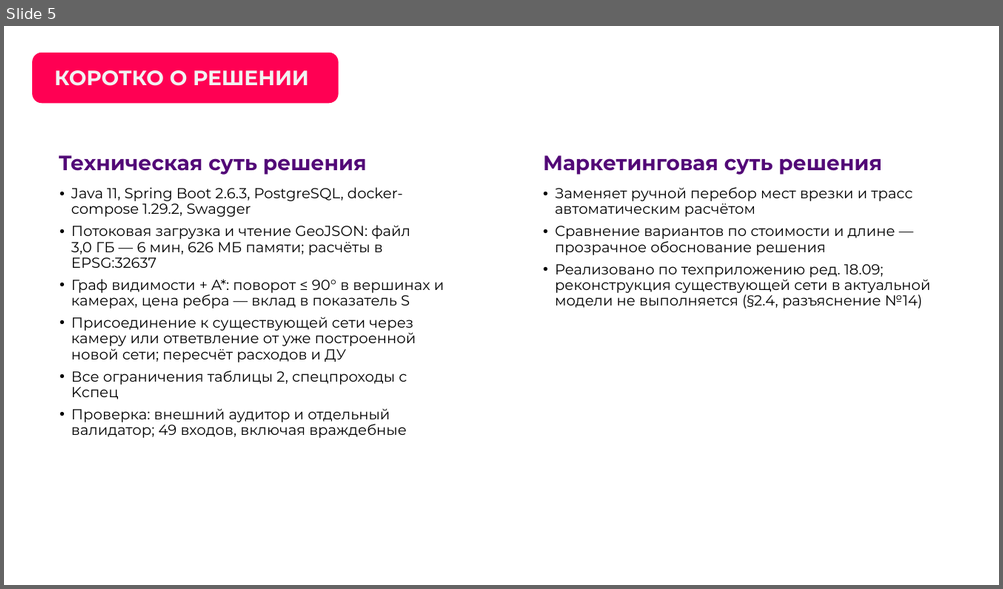
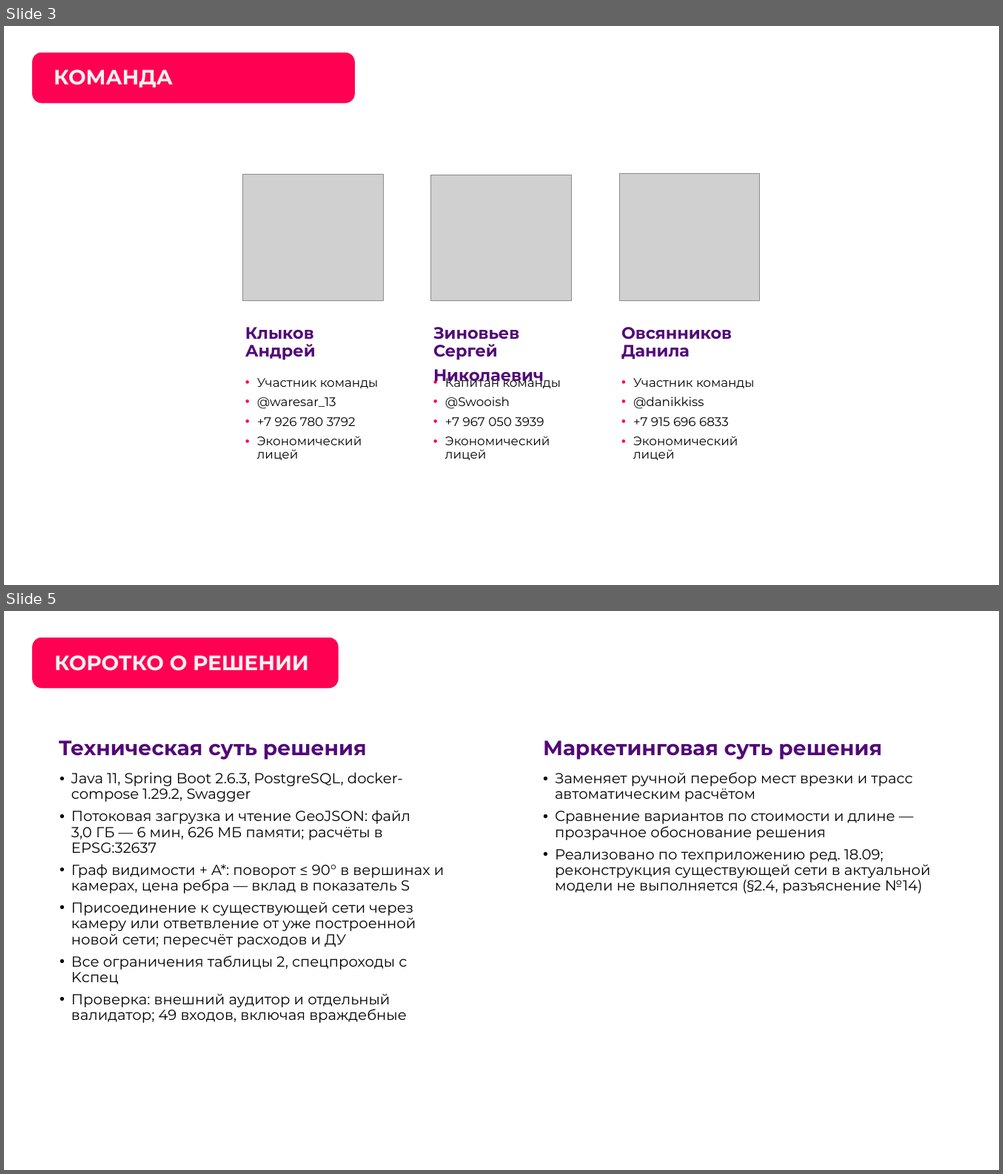
Before and after one commit to Wpresser/LCT-Elades-Heatnet, a slide deck: presentation/LCT_Task2_final_presentation.pptx. Shown one above the other, each under a label of ours: slide 5 before the commit, slides 3 and 5 after it; the slides between them are not shown. The pictures are 1003x589 and 1003x1174 pixels, drawn with LibreOffice and Linux fonts; fonts in the diff are those of the drawing; grey boxes stand for pictures; background and template pictures are left out. Boxes give left, top, right and bottom in pixels: in the first picture for what was removed or moved away, otherwise in the second. Text is boxed around its words. In the diff, an @@ line names an element or a change of style, - is before the commit and + after.

```diff
--- a/presentation/LCT_Task2_final_presentation.pptx
+++ b/presentation/LCT_Task2_final_presentation.pptx
@@ slide 3 added at (4,26,999,585), background picture (left out) @@
@@ rounded rectangle added at (32,52,355,103), fill #FF0053 @@
@@ title added at (54,70,173,87), 20 pt, text #F2F2F2, bold @@
+КОМАНДА
@@ rounded rectangle added at (223,150,402,545), fill #FFFFFF @@
@@ rounded rectangle added at (600,150,780,545), fill #FFFFFF @@
@@ picture added at (243,175,383,301) @@
@@ picture added at (431,175,571,301) @@
@@ picture added at (619,174,759,301) @@
@@ text added at (245,327,316,360), 16 pt, text #520977, bold @@
+Клыков Андрей
@@ text added at (433,327,543,386), 16 pt, text #520977, bold @@
+Зиновьев Сергей
+Николаевич
@@ text added at (621,327,731,360), 16 pt, text #520977, bold @@
+Овсянников Данила
@@ text added at (257,378,378,460), 12 pt, text #000000 @@
+• Участник команды
+• @waresar_13
+• +7 926 780 3792
+• Экономический лицей
@@ text added at (445,375,561,460), 12 pt, text #000000 @@
+• Капитан команды
+• @Swooish
+• +7 967 050 3939
+• Экономический лицей
@@ text added at (633,378,754,460), 12 pt, text #000000 @@
+• Участник команды
+• @danikkiss
+• +7 915 696 6833
+• Экономический лицей
@@ page number added at (935,545,981,574), 12 pt, text #FFFFFF @@
+3
```
Also in this commit, not shown: 5 slides changed, 1 slide removed, 4 other files.
